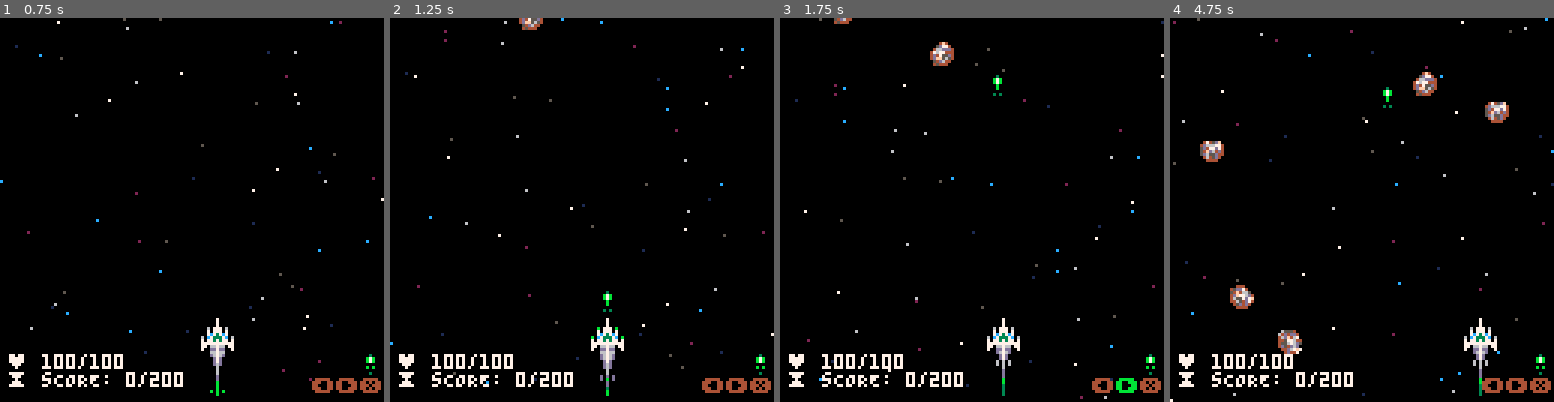
Above: before the commit, frames 1-4 (left to right).
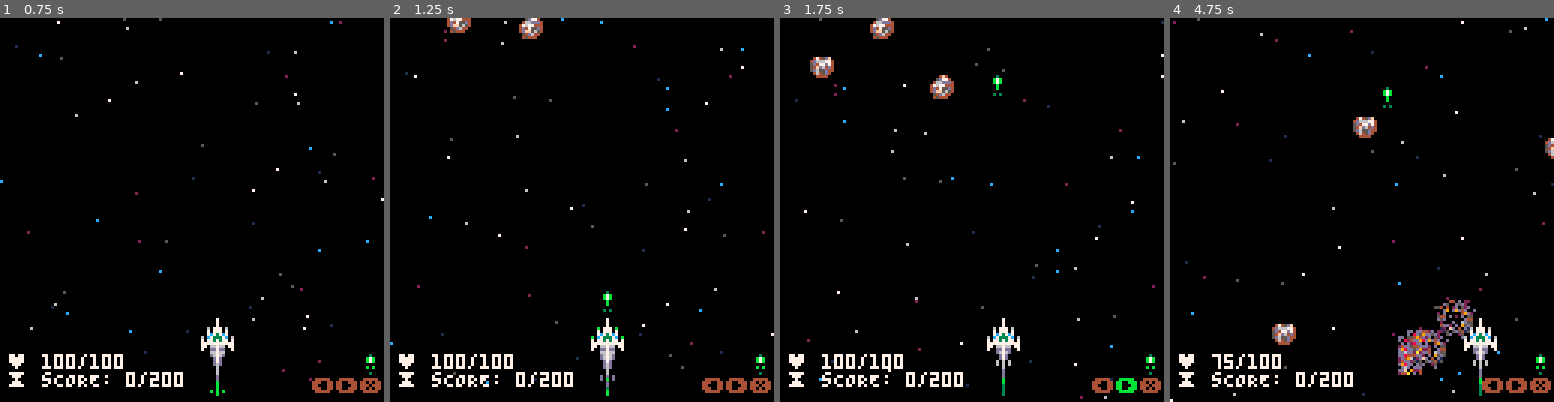
Above: after the commit, the same moments.

Repository: vmikelic/lightning-game-rand
Game: PICO-8 cartridge scoring_implementation/better_galaga.p8
Two runs of this game, one before a commit and one after it. Both use one fixed random seed, a clock stepped at 60 frames per second and the inputs below.
Inputs:
- Up to frame 1 (0.75 s): tap X (X key) at 0.33 s; tap O (Z key) at 0.7 s
- Up to frame 2 (1.25 s): tap X (X key) at 1.07 s
- Up to frame 3 (1.75 s): hold Right from 1.6 s (still down); tap O (Z key) at 1.7 s
- Up to frame 4 (4.75 s): tap X (X key) at 1.85, 2.97, 4.08 s; release Right at 2.1 s; tap O (Z key) every 0.4 s from 2.1 to 4.5 s; hold Up 2.15-2.42 s; hold Right 2.47-3.03 s; hold Left 3.08-3.58 s; hold Down 3.63-3.97 s; hold Right 4.02-4.68 s; hold Up from 4.73 s (still down)

Frame 1 is identical in both runs. In frame 2, 0.5% of the frame differs, in the area x 14-40%, y 0-6%; in frame 3, 1.3%; in frame 4, 3.9%, in the area x 7-100%, y 14-93%.

Commit message:
Acceleration and spawn inc on diff and score

Diff:
--- a/scoring_implementation/enemies/asteroid.lua
+++ b/scoring_implementation/enemies/asteroid.lua
@@ -3,6 +3,7 @@
 
 local config={
     max_velocity=80,
+    min_acceleration=20,
     max_acceleration=50,
     wiggle_x=50,
     wiggle_y=0
@@ -27,8 +28,13 @@
     o.score = 10
 
     -- create enemy object and apply asteroid properties
+
+    local bonus = main_menu.diff() * 2 + score.get() * 1.5
     local en = enemy:new(o)
-    en:set_acceleration(0, rnd(config.max_acceleration))
+    en:set_acceleration(0, rnd(config.max_acceleration) + config.min_acceleration + bonus / (4-main_menu.diff()))
+    en:add_acceleration(0, rnd(bonus) + bonus / (4-main_menu.diff()))
+
+    en.vel_max += bonus
 
     return en
 end
--- a/scoring_implementation/enemies/spawner.lua
+++ b/scoring_implementation/enemies/spawner.lua
@@ -25,7 +25,7 @@
     end
 
     -- if spawnable, try
-    if spawner.spawned_this_second < config.max_per_second then
+    if spawner.spawned_this_second < config.max_per_second + main_menu.diff() / 2 + score.get() / 100 then
         -- roll for spawn chance and spawn if eligible
         if rnd(1) >= config.spawn_chance then
             local x = flr(rnd(config.max_x-config.min_x)) + config.min_x
--- a/scoring_implementation/scenes/main_menu.lua
+++ b/scoring_implementation/scenes/main_menu.lua
@@ -18,6 +18,11 @@
     subtitle_x=-1,
     subtitle_x1=-1
 }
+
+-- get difficulty
+function main_menu.diff()
+    return main_menu.selected
+end
 
 -- primary init
 function main_menu._init()
